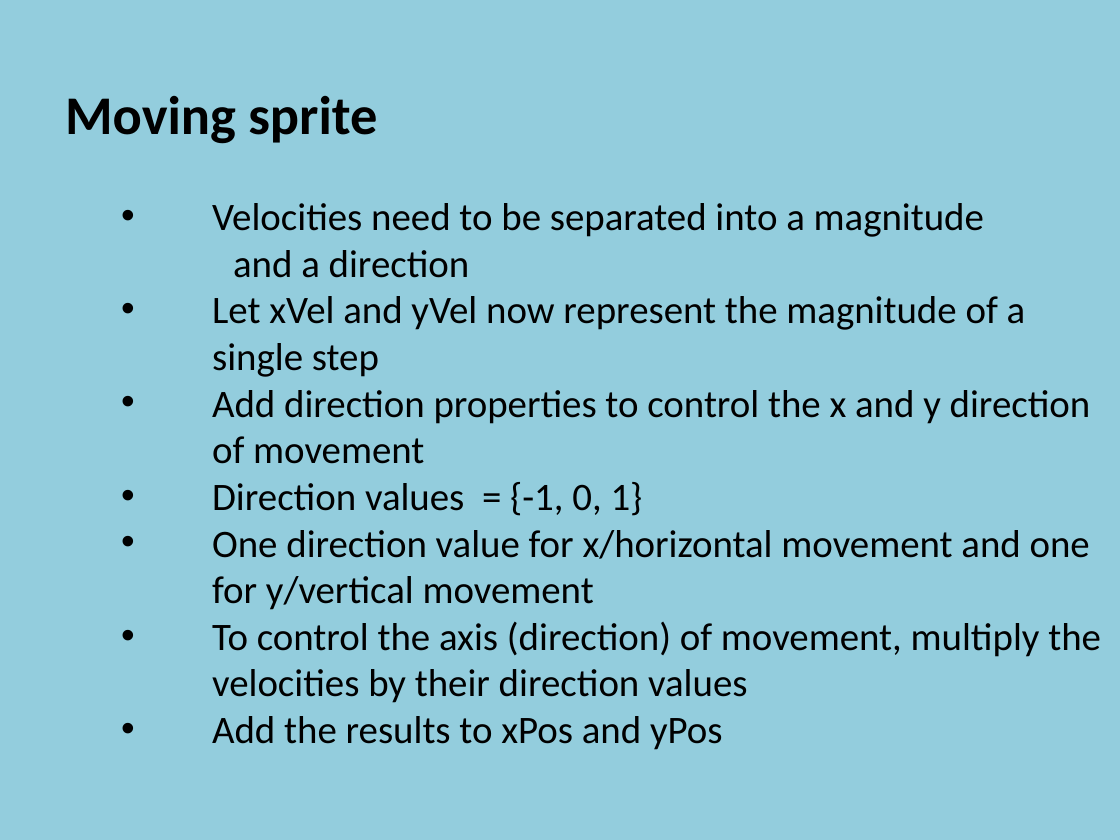
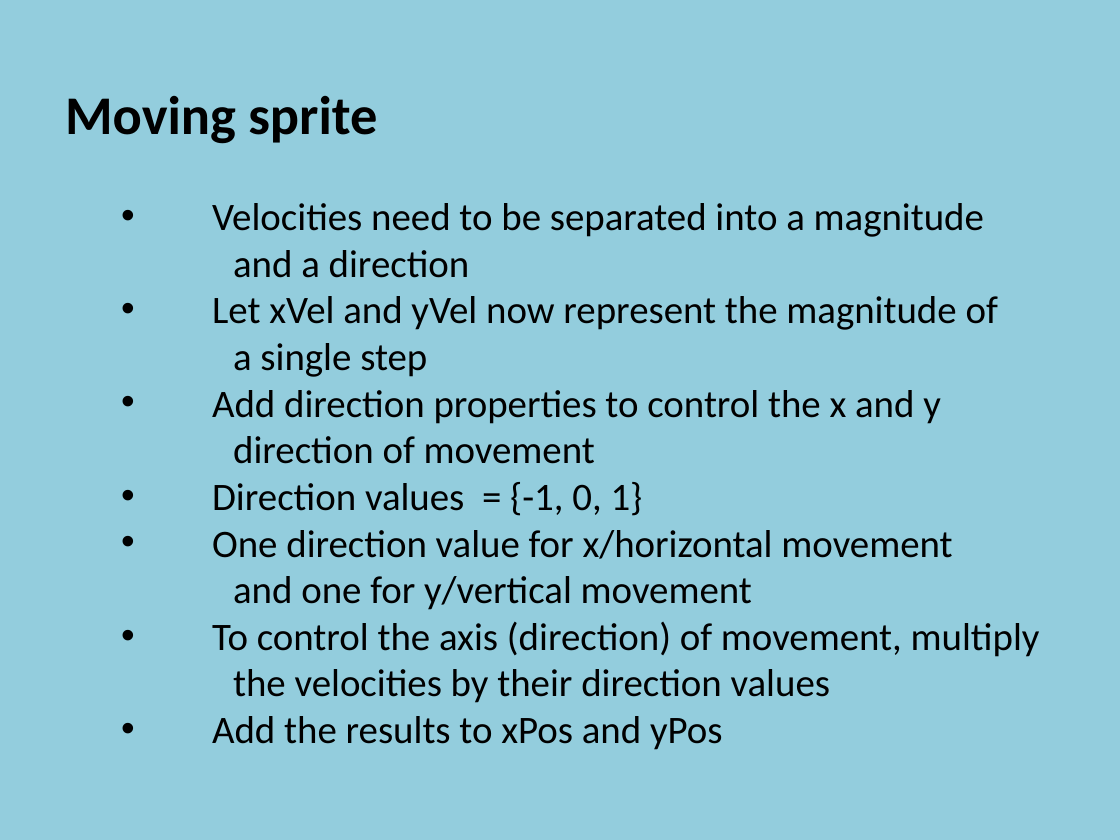
Before and after one commit to szetko/course-materials, a slide deck: slide 10 of Programming 4/05.1 Directional Sprites/05.1 Directional Sprites.pptx. Drawn at 1120x840 pixels with LibreOffice and Linux fonts; fonts in the diff are those of the drawing. Boxes give left, top, right and bottom in pixels: in the first picture for what was removed or moved away, otherwise in the second. Text is boxed around its words. In the diff, an @@ line names an element or a change of style, - is before the commit and + after.

```diff
--- a/Programming 4/05.1 Directional Sprites/05.1 Directional Sprites.pptx
+++ b/Programming 4/05.1 Directional Sprites/05.1 Directional Sprites.pptx
@@ text at bbox=[212, 296, 998, 464]: text changed @@
-    • Let xVel and yVel now represent the magnitude of a single step
-    • Add direction properties to control the x and y direction of movement
+    • Let xVel and yVel now represent the magnitude of
+    a single step
+    • Add direction properties to control the x and y
+    direction of movement
@@ text at bbox=[212, 530, 1040, 703]: text changed @@
-    • One direction value for x/horizontal movement and one for y/vertical movement
-    • To control the axis (direction) of movement, multiply the velocities by their direction values
+    • One direction value for x/horizontal movement
+    and one for y/vertical movement
+    • To control the axis (direction) of movement, multiply
+    the velocities by their direction values
```
Also in this commit, not shown: 5 other slides changed, 1 other file.
